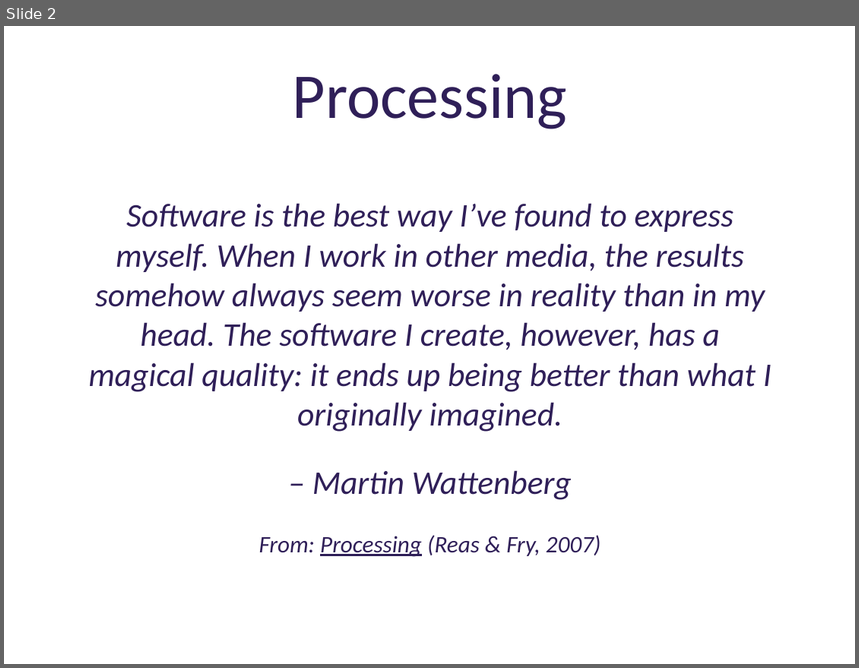
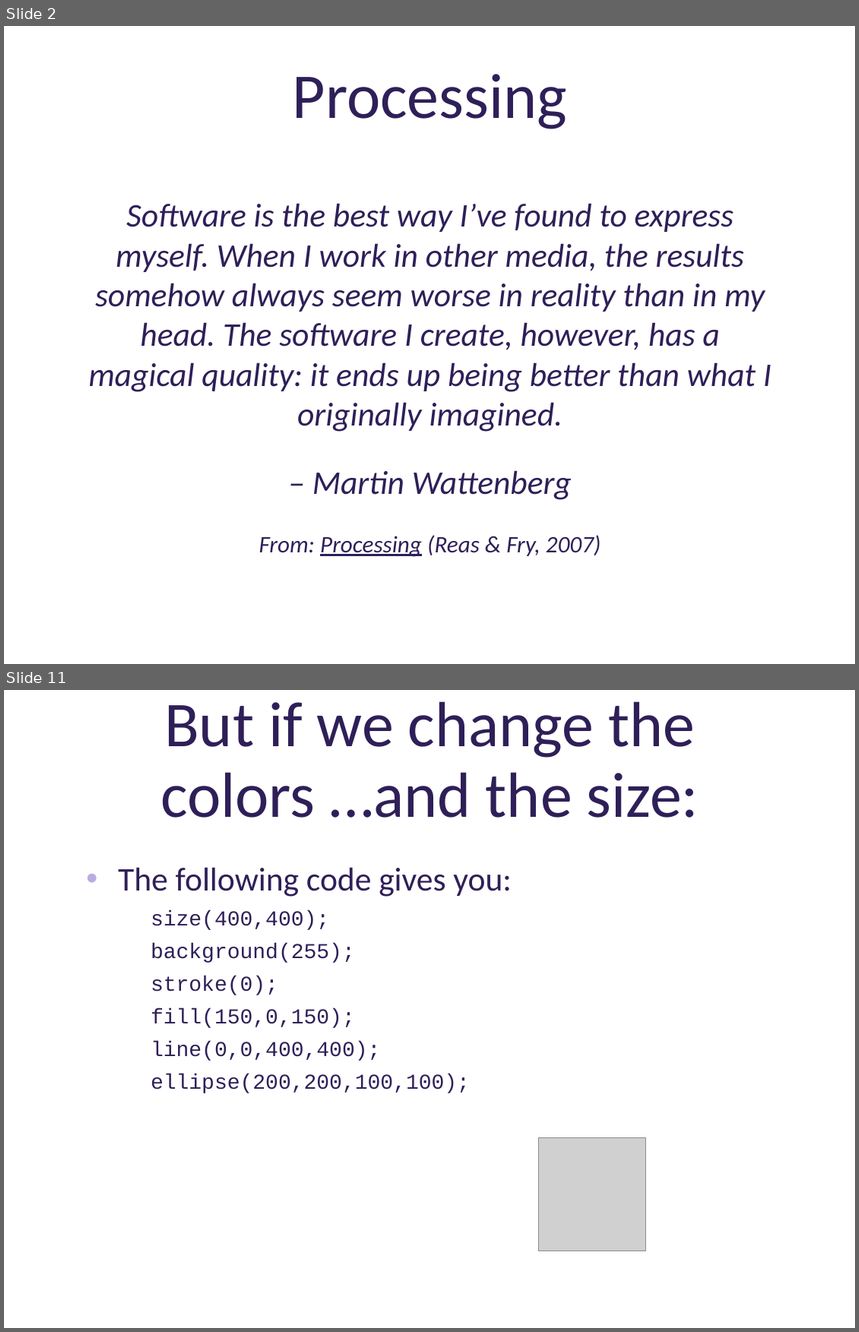
Before and after one commit to deenaengel/TF3_ProcessingSlides, a slide deck: Processing_Presentation_TF3_DE_notes.pptx. Shown one above the other, each under a label of ours: slide 2 before the commit, slides 2 and 11 after it; the slides between them are not shown. The pictures are 859x668 and 859x1332 pixels, drawn with LibreOffice and Linux fonts; fonts in the diff are those of the drawing; grey boxes stand for pictures; background and template pictures are left out. Boxes give left, top, right and bottom in pixels: in the first picture for what was removed or moved away, otherwise in the second. Text is boxed around its words. In the diff, an @@ line names an element or a change of style, - is before the commit and + after.

Commit message:
Added introduction to color, shapes; brief bibliography for Part 1

```diff
--- a/Processing_Presentation_TF3_DE_notes.pptx
+++ b/Processing_Presentation_TF3_DE_notes.pptx
@@ slide 11 added at (4, 690, 855, 1328), background picture (left out) @@
@@ title added at (161, 701, 699, 818), 54 pt, text #2F1F58 @@
+But if we change the colors …and the size:
@@ text added at (118, 867, 512, 1094), 18 pt, text #2F1F58 @@
+• The following code gives you:
+    size(400,400);
+    background(255);
+    stroke(0);
+    fill(150,0,150);
+    line(0,0,400,400);
+    ellipse(200,200,100,100);
@@ picture added at (538, 1138, 645, 1252) @@
```
Also in this commit, not shown: 2 slides changed, 15 other slides added, 1 slide removed.
